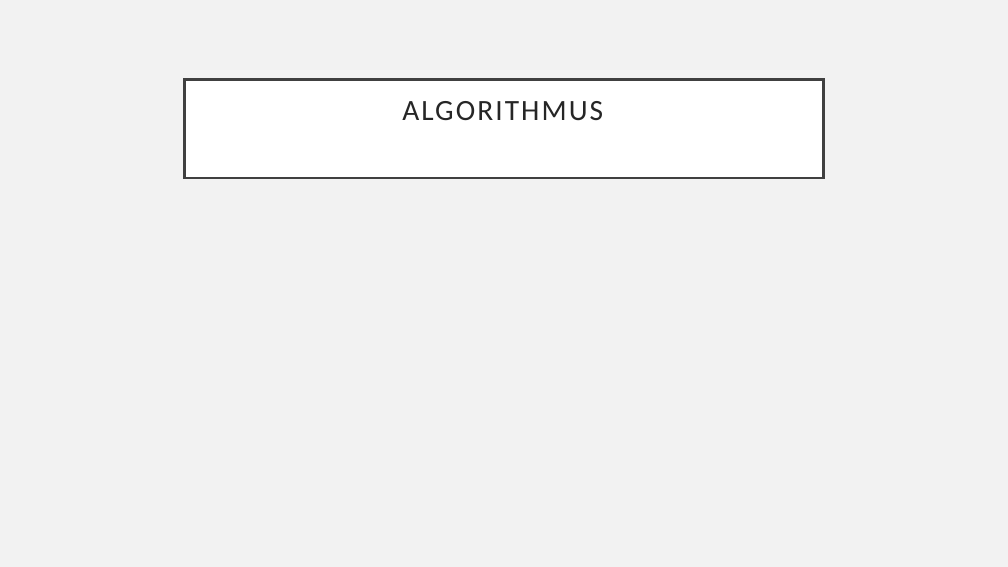
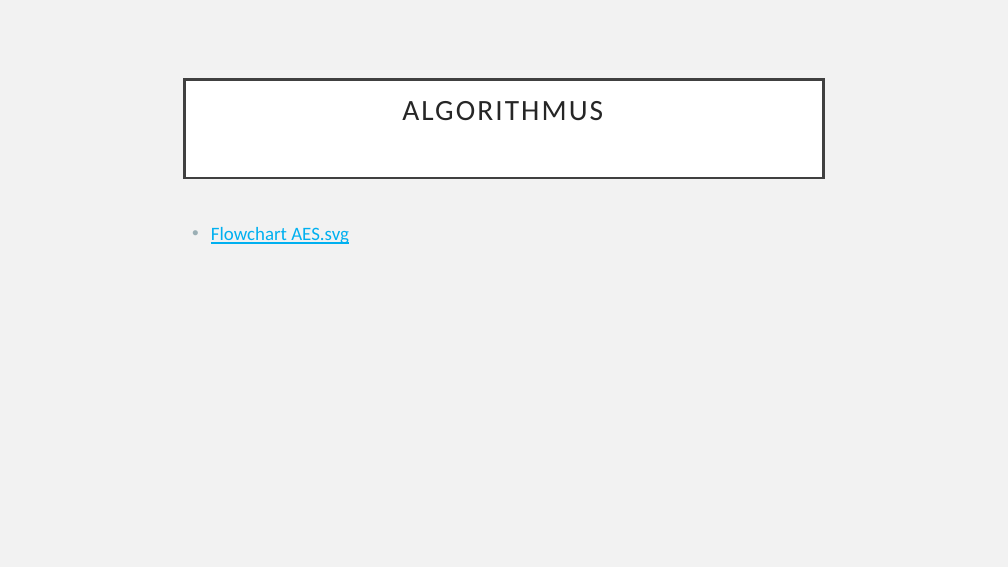
Before and after one commit to TIATIP-24-A-a/AES-TuBi-ZiRo-MaUn, a slide deck: slide 5 of docs/AES-Präsentation.pptx. Drawn at 1008x567 pixels with LibreOffice and Linux fonts; fonts in the diff are those of the drawing. Boxes give left, top, right and bottom in pixels: in the first picture for what was removed or moved away, otherwise in the second. Text is boxed around its words. In the diff, an @@ line names an element or a change of style, - is before the commit and + after.

```diff
--- a/docs/AES-Präsentation.pptx
+++ b/docs/AES-Präsentation.pptx
@@ text added at <box>211,227,349,244</box>, 18 pt, text #00B0F0, underline @@
+• Flowchart AES.svg
```
Also in this commit, not shown: 4 other slides changed.
